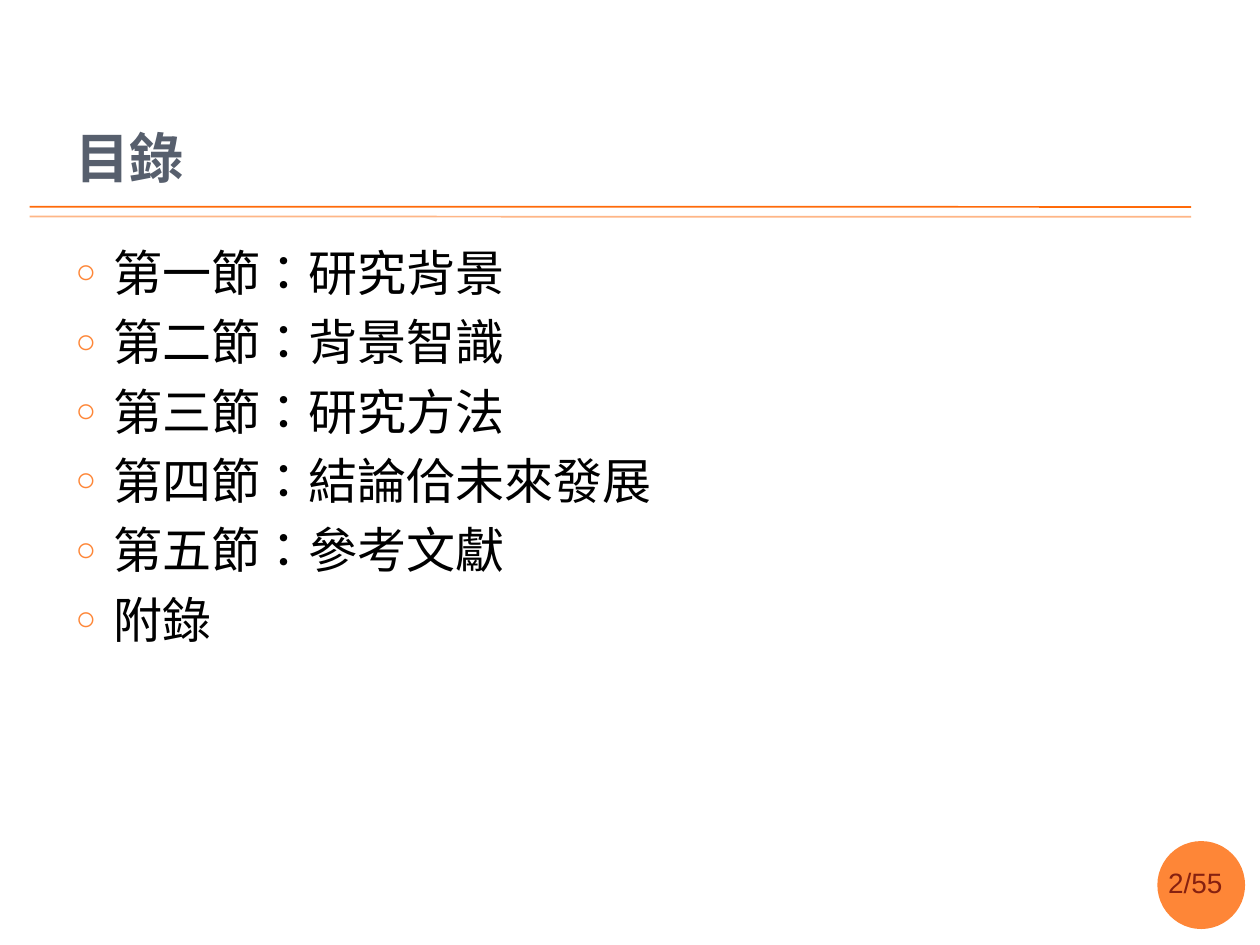
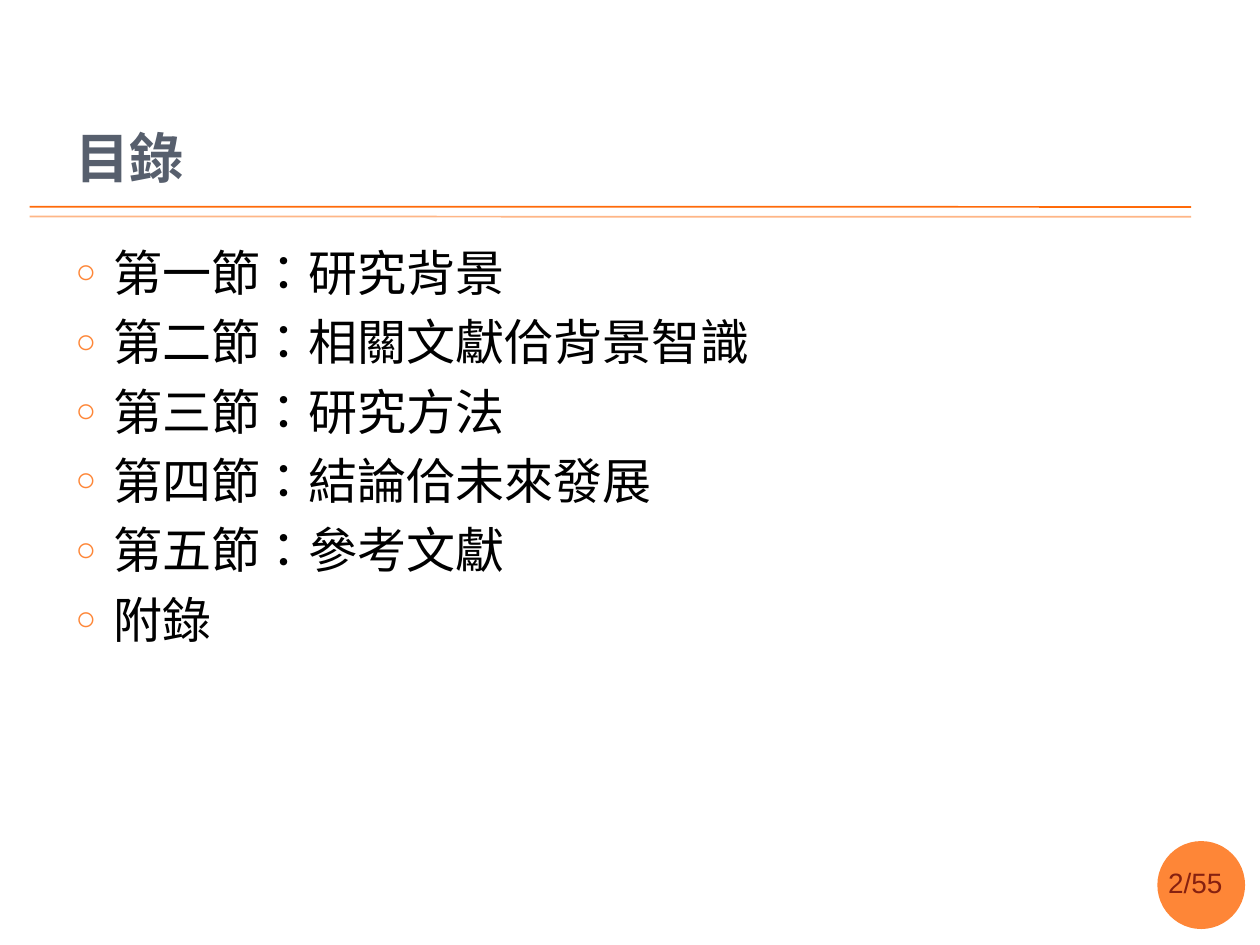
Before and after one commit to sih4sing5hong5/po3-ko3_tau5-iann2-phinn3, a slide deck: slide 2 of 翻譯報告.pptx. Drawn at 1260x945 pixels with LibreOffice and Linux fonts; fonts in the diff are those of the drawing; background and template pictures are left out. Boxes give left, top, right and bottom in pixels: in the first picture for what was removed or moved away, otherwise in the second. Text is boxed around its words. In the diff, an @@ line names an element or a change of style, - is before the commit and + after.

Commit message:
文獻大部份好矣，賰的問高老師 fix #6, fix #9 丞宏

```diff
--- a/翻譯報告.pptx
+++ b/翻譯報告.pptx
@@ text at box(113, 318, 749, 364): text changed @@
-○ 第二節：背景智識
+○ 第二節：相關文獻佮背景智識
```
Also in this commit, not shown: 11 other slides changed, 2 slides removed.
